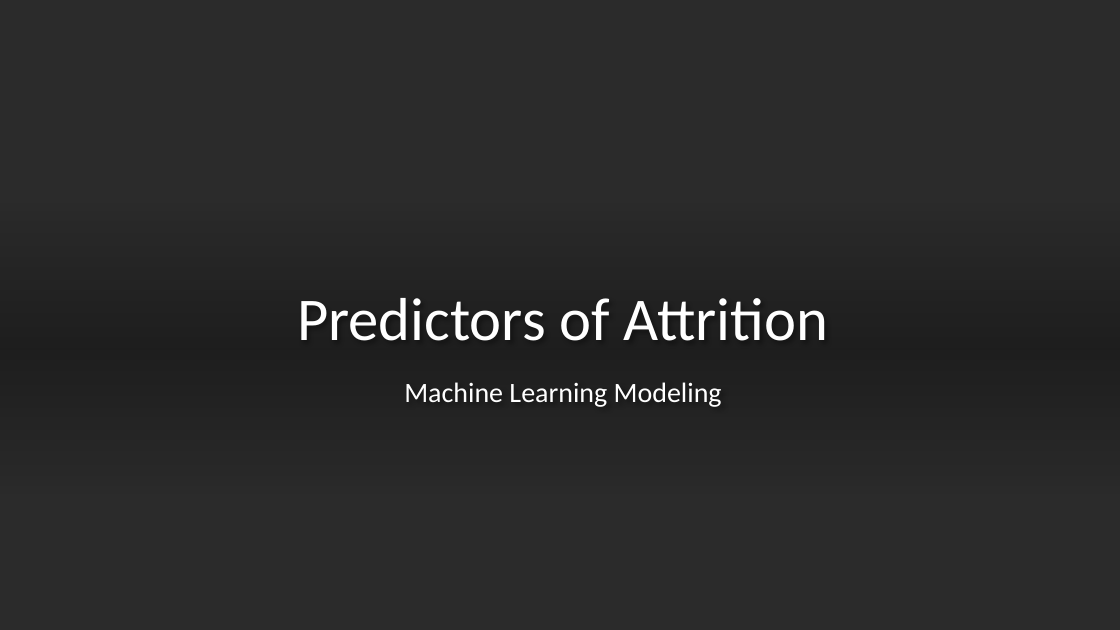
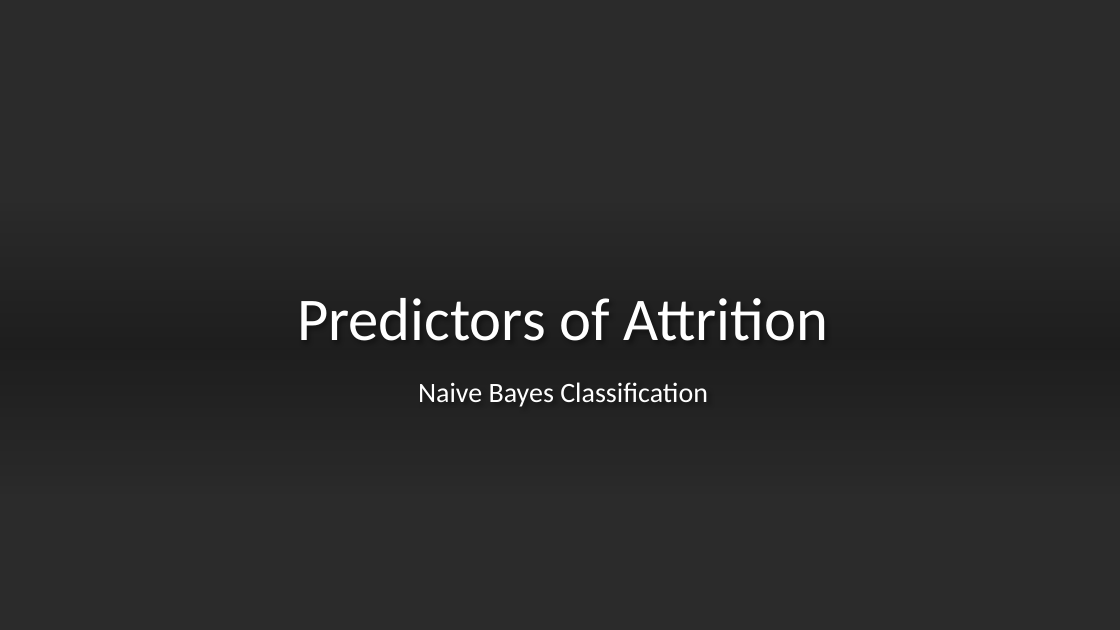
Before and after one commit to jjsmu/CaseStudy2DDS, a slide deck: slide 15 of Frito-Lay, Inc.pptx (slide 14 before the commit). Drawn at 1120x630 pixels with LibreOffice and Linux fonts; fonts in the diff are those of the drawing; background and template pictures are left out; a plain dark background stands for a picture behind light text. Boxes give left, top, right and bottom in pixels: in the first picture for what was removed or moved away, otherwise in the second. Text is boxed around its words. In the diff, an @@ line names an element or a change of style, - is before the commit and + after.

```diff
--- a/Frito-Lay, Inc.pptx
+++ b/Frito-Lay, Inc.pptx
@@ text at [418,382,708,407]: text changed @@
-Machine Learning Modeling
+Naive Bayes Classification
```
Also in this commit, not shown: 2 other slides changed, 6 slides added, 3 slides removed.
